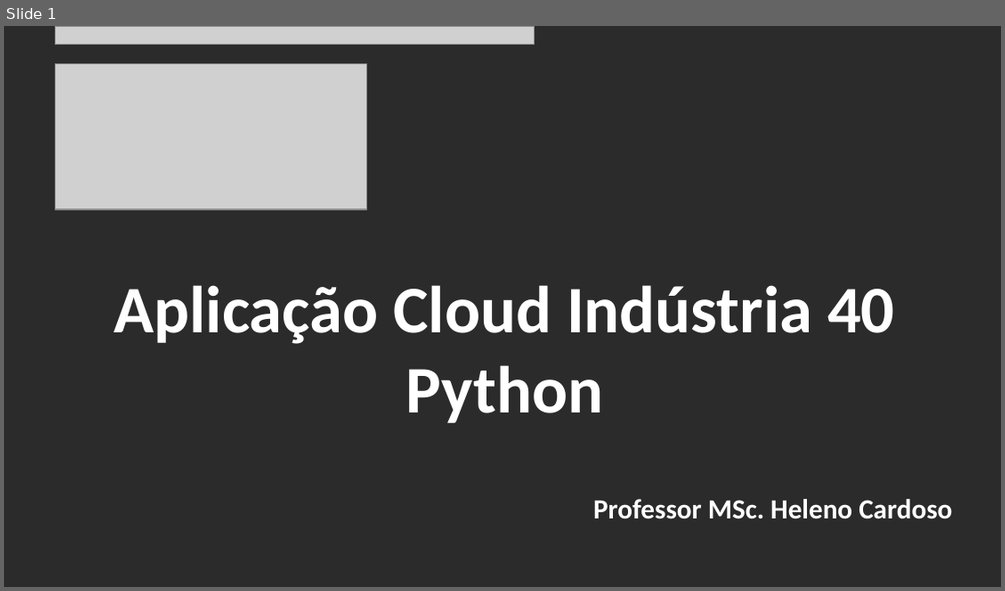
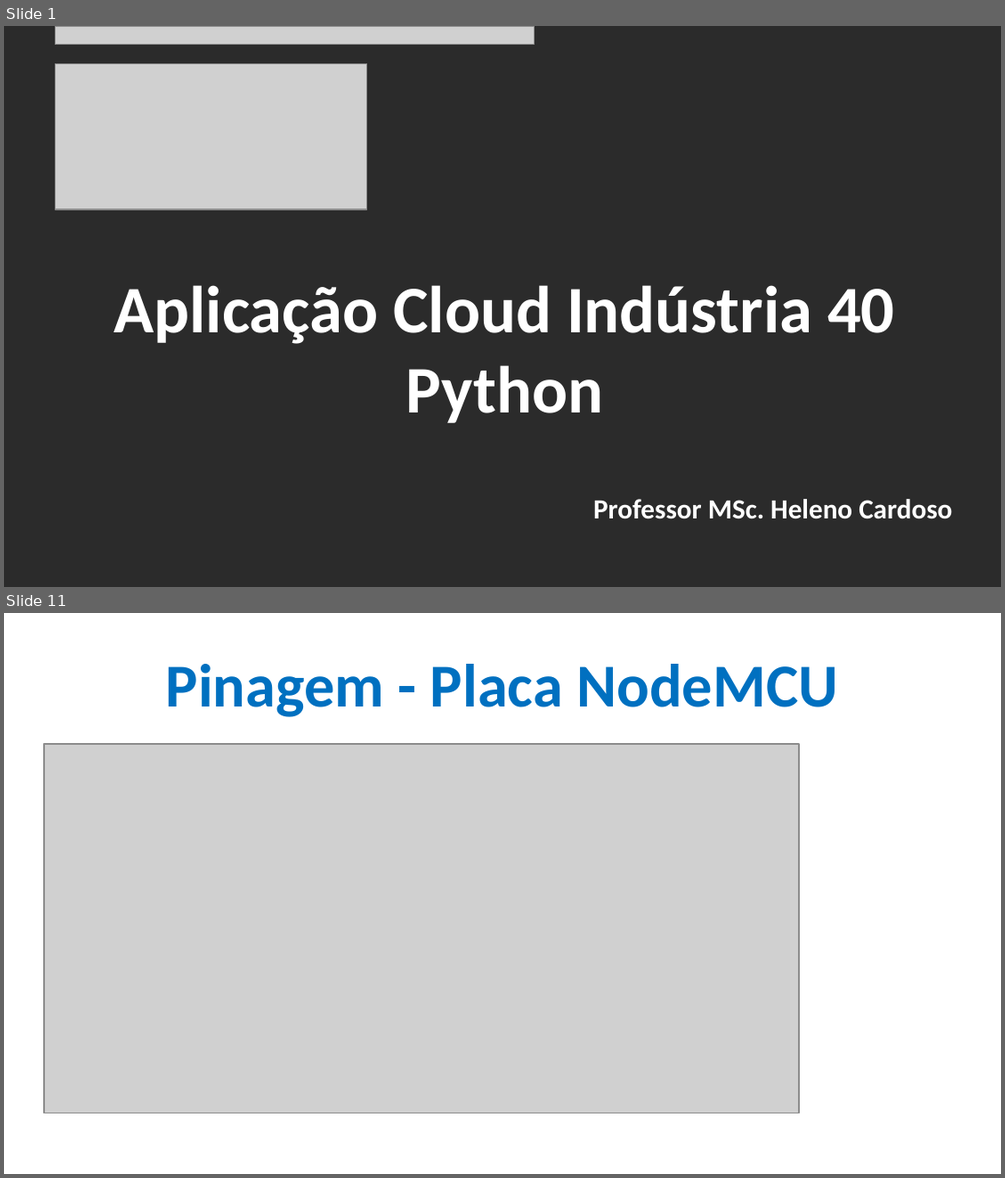
Before and after one commit to CloudEducationBrazil/WydenArea1AplicacaoCloudIndustria40Python, a slide deck: 01 Classes/Aula 05 - Aplicação Cloud Indústria 40 Python IoT Plataforma Nodemcu.pptx. Shown one above the other, each under a label of ours: slide 1 before the commit, slides 1 and 11 after it; the slides between them are not shown. The pictures are 1005x591 and 1005x1178 pixels, drawn with LibreOffice and Linux fonts; fonts in the diff are those of the drawing; grey boxes stand for pictures; background and template pictures are left out; a plain dark background stands for a picture behind light text. Boxes give left, top, right and bottom in pixels: in the first picture for what was removed or moved away, otherwise in the second. Text is boxed around its words. In the diff, an @@ line names an element or a change of style, - is before the commit and + after.

```diff
--- a/01 Classes/Aula 05 - Aplicação Cloud Indústria 40 Python IoT Plataforma Nodemcu.pptx
+++ b/01 Classes/Aula 05 - Aplicação Cloud Indústria 40 Python IoT Plataforma Nodemcu.pptx
@@ slide 11 added at bbox=[4, 613, 1001, 1174], background picture (left out) @@
@@ title added at bbox=[166, 664, 838, 717], 44 pt, text #0070C0, bold @@
+Pinagem - Placa NodeMCU
@@ picture added at bbox=[44, 744, 799, 1112] @@
```
Also in this commit, not shown: 6 slides changed, 15 other slides added.
